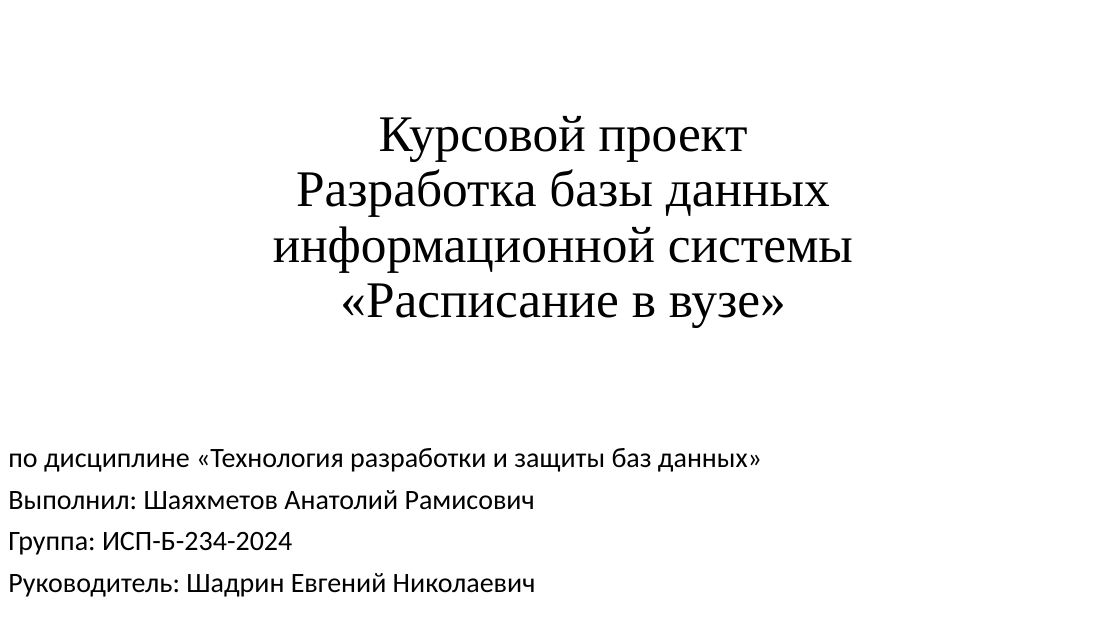
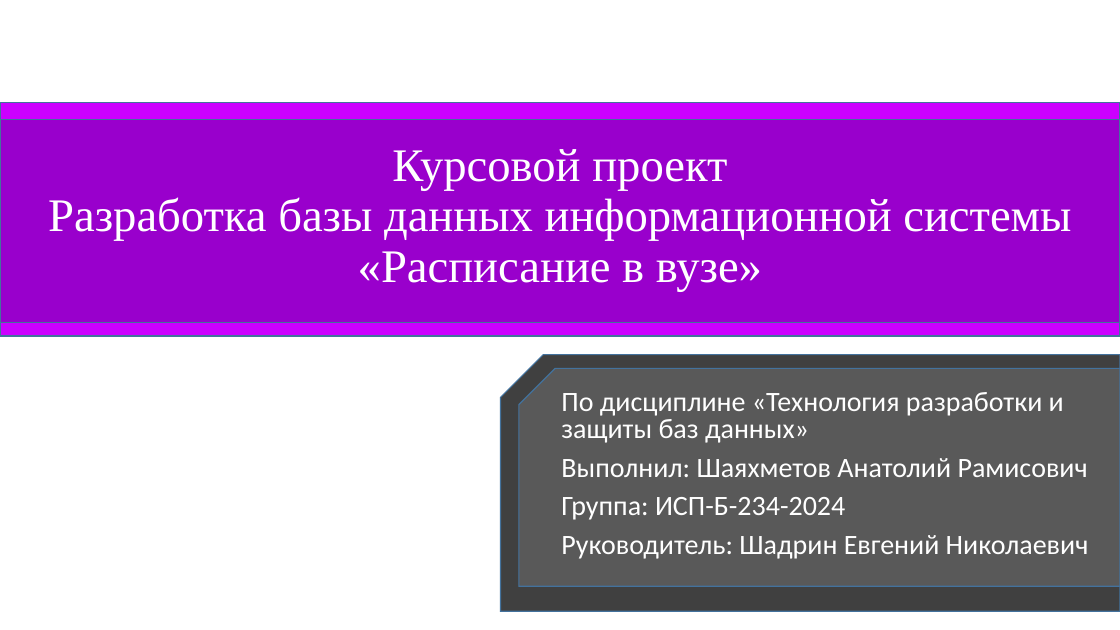
Before and after one commit to TolyaKPyT250/CourseProject, a slide deck: slide 1 of Materials/Не готово еще/Презентация Курсача.pptx. Drawn at 1120x630 pixels with LibreOffice and Linux fonts; fonts in the diff are those of the drawing. Boxes give left, top, right and bottom in pixels: in the first picture for what was removed or moved away, otherwise in the second. Text is boxed around its words. In the diff, an @@ line names an element or a change of style, - is before the commit and + after.

```diff
--- a/Materials/Не готово еще/Презентация Курсача.pptx
+++ b/Materials/Не готово еще/Презентация Курсача.pptx
@@ rectangle added at (x1=0, y1=103, x2=1120, y2=336), fill #CC00FF, outline #43739E 1 pt @@
@@ title "Курсовой проект Разработка базы данных ..." moved from (x1=273, y1=116, x2=853, y2=328) to (x1=48, y1=149, x2=1071, y2=292) @@
@@ title "Курсовой проект Разработка базы данных ..." at (x1=48, y1=149, x2=1071, y2=292): size 44 to 40 pt, text colour #000000 to #FFFFFF @@
@@ rectangle added at (x1=0, y1=120, x2=1120, y2=323), fill #9900CC, outline #43739E 1 pt @@
@@ snip rect added at (x1=501, y1=355, x2=1120, y2=612), fill #404040, outline #43739E 1 pt @@
@@ snip rect added at (x1=519, y1=369, x2=1120, y2=586), fill #595959, outline #43739E 1 pt @@
@@ subtitle "По дисциплине «Технология разработки и ..." moved from (x1=8, y1=448, x2=762, y2=597) to (x1=561, y1=392, x2=1089, y2=559) @@
@@ subtitle at (x1=561, y1=392, x2=1064, y2=443): text changed; text colour #000000 to #FFFFFF @@
-по дисциплине «Технология разработки и защиты баз данных»
+По дисциплине «Технология разработки и защиты баз данных»
@@ subtitle at (x1=561, y1=458, x2=1089, y2=559): text colour #000000 to #FFFFFF in "Выполнил: Шаяхметов Анатолий Рамисович", "Группа: ИСП-Б-234-2024", "Руководитель: Шадрин Евгений Николаевич"; line spacing 0.9 to 0.8 @@
```
Also in this commit, not shown: 3 other slides changed, 6 slides added, 2 slides removed, 15 other files.
